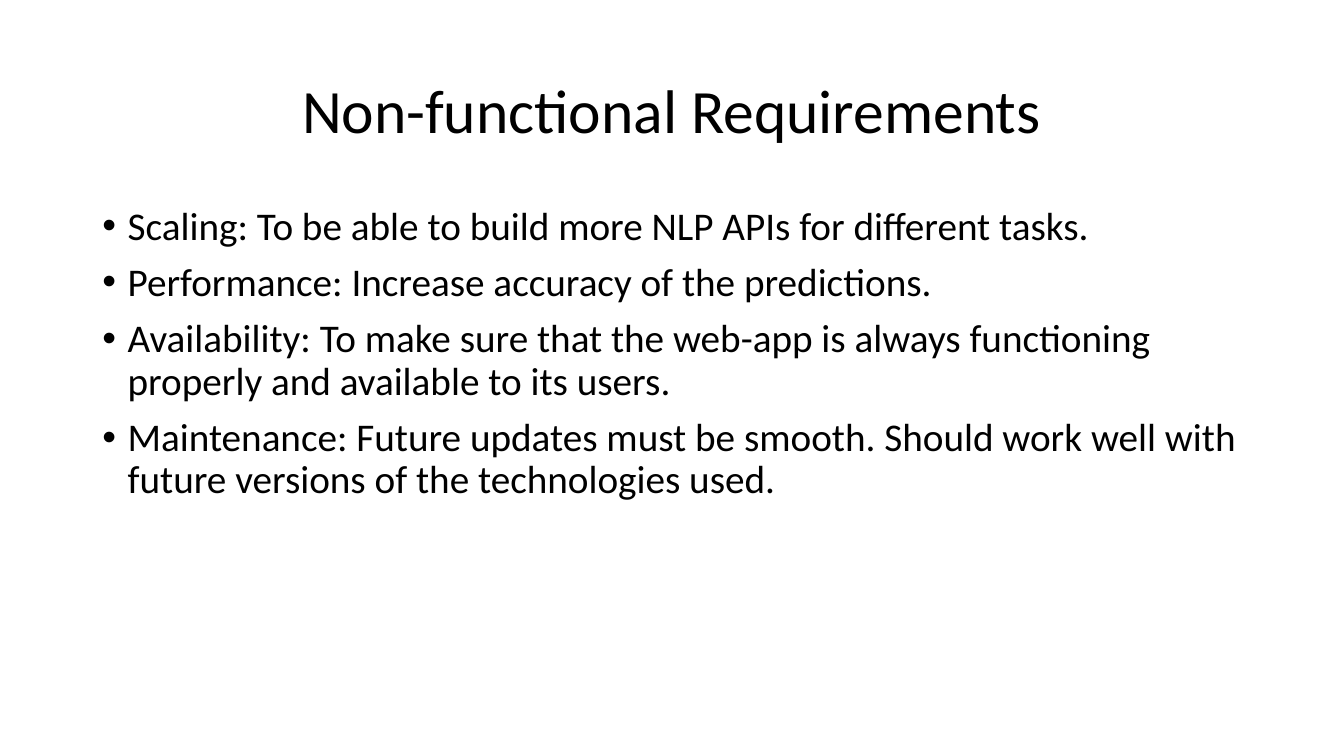
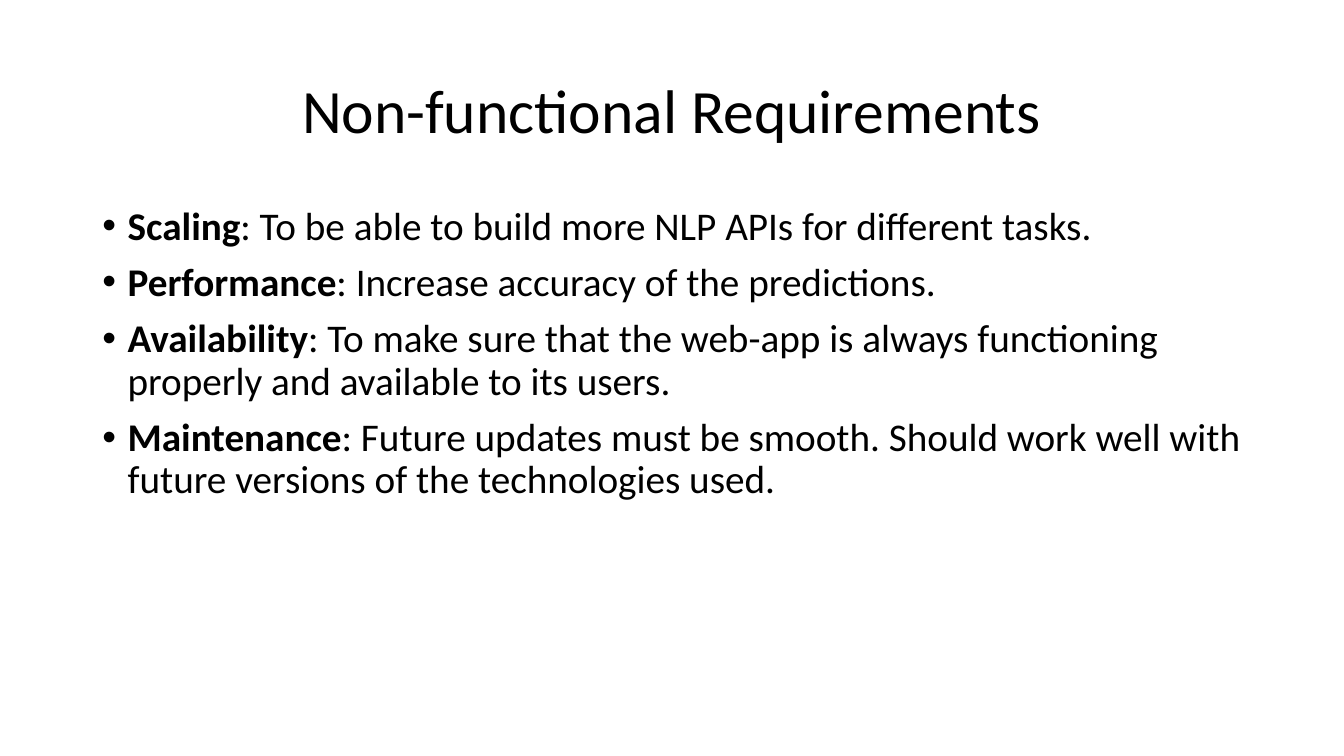
Before and after one commit to HarshaKy/text-classifier, a slide deck: slide 9 of docs/Presentation.pptx (slide 10 before the commit). Drawn at 1344x756 pixels with LibreOffice and Linux fonts; fonts in the diff are those of the drawing. Boxes give left, top, right and bottom in pixels: in the first picture for what was removed or moved away, otherwise in the second. Text is boxed around its words. In the diff, an @@ line names an element or a change of style, - is before the commit and + after.

```diff
--- a/docs/Presentation.pptx
+++ b/docs/Presentation.pptx
@@ text "Scaling: To be able to ..." at bbox=[128, 212, 1240, 500]: bold on in "Scaling:", "Performance:", "Availability:", "Maintenance:" @@
```
Also in this commit, not shown: 3 other slides changed, 7 slides added.
